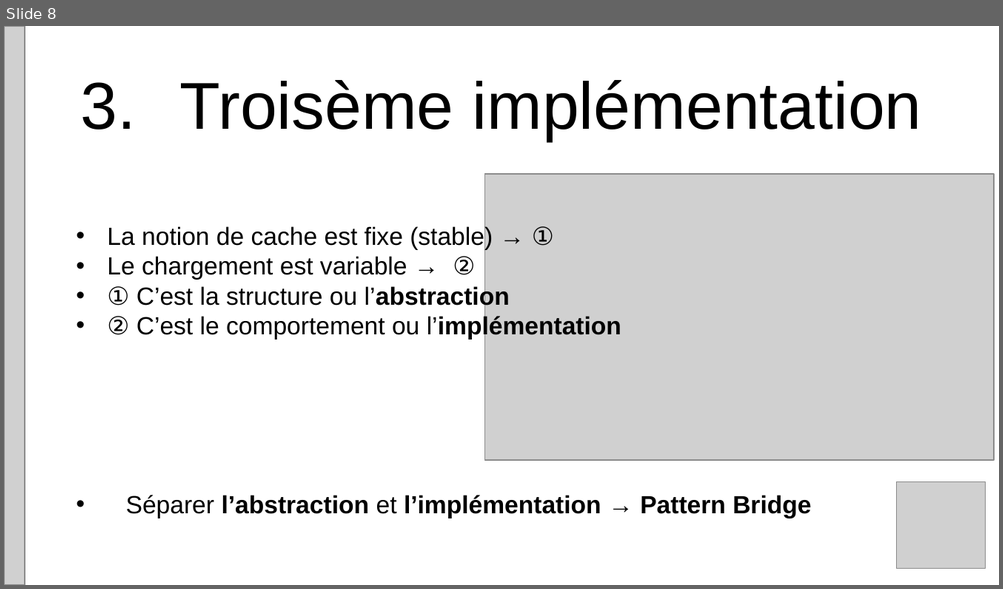
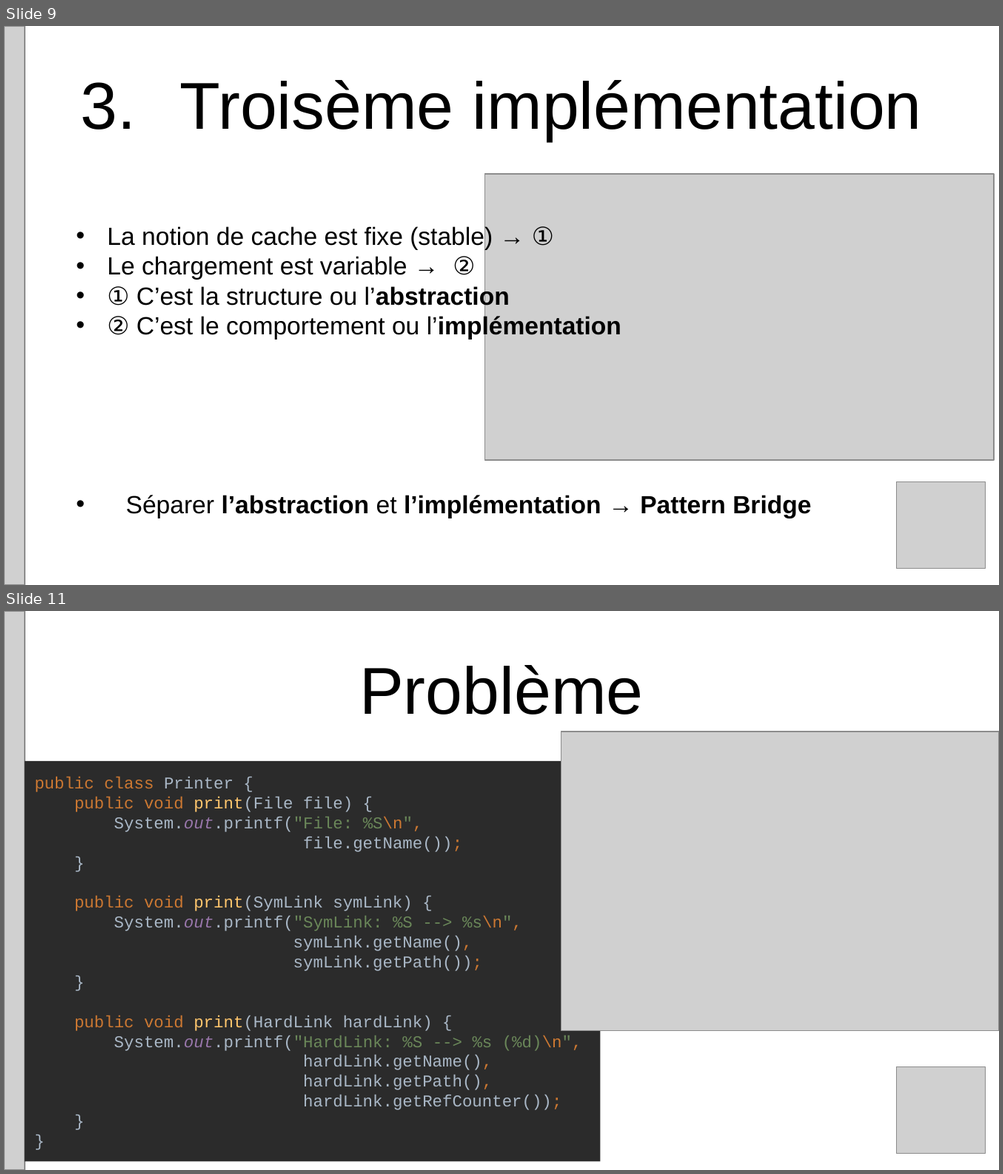
Before and after one commit to omebarki/meetuppatterns, a slide deck: doc/PatternsWesquad.pptx. Shown one above the other, each under a label of ours: slide 8 before the commit, slides 9 and 11 after it; the slides between them are not shown. The pictures are 1003x589 and 1003x1174 pixels, drawn with LibreOffice and Linux fonts; fonts in the diff are those of the drawing; grey boxes stand for pictures. Boxes give left, top, right and bottom in pixels: in the first picture for what was removed or moved away, otherwise in the second. Text is boxed around its words. In the diff, an @@ line names an element or a change of style, - is before the commit and + after.

```diff
--- a/doc/PatternsWesquad.pptx
+++ b/doc/PatternsWesquad.pptx
@@ slide 11 added at box(4, 611, 999, 1170), background #FFFFFF @@
@@ picture added at box(4, 611, 25, 1170) @@
@@ text added at box(359, 665, 643, 715), 48 pt, text #000000 @@
+Problème
@@ picture added at box(561, 732, 999, 1031) @@
@@ rectangle added at box(25, 761, 600, 1162), fill #2B2B2B, 12 pt, text #A9B7C6 @@
+public class Printer {
+public void print(File file) {
+System.out.printf("File: %S\n",
+file.getName());
+}
+public void print(SymLink symLink) {
+System.out.printf("SymLink: %S --> %s\n",
+symLink.getName(),
+symLink.getPath());
+}
+public void print(HardLink hardLink) {
+System.out.printf("HardLink: %S --> %s (%d)\n",
+hardLink.getName(),
+hardLink.getPath(),
+hardLink.getRefCounter());
+}
+}
@@ picture added at box(896, 1068, 984, 1154) @@
@@ what was slide 8 is now slide 9 @@
```
Also in this commit, not shown: 7 other slides added.
